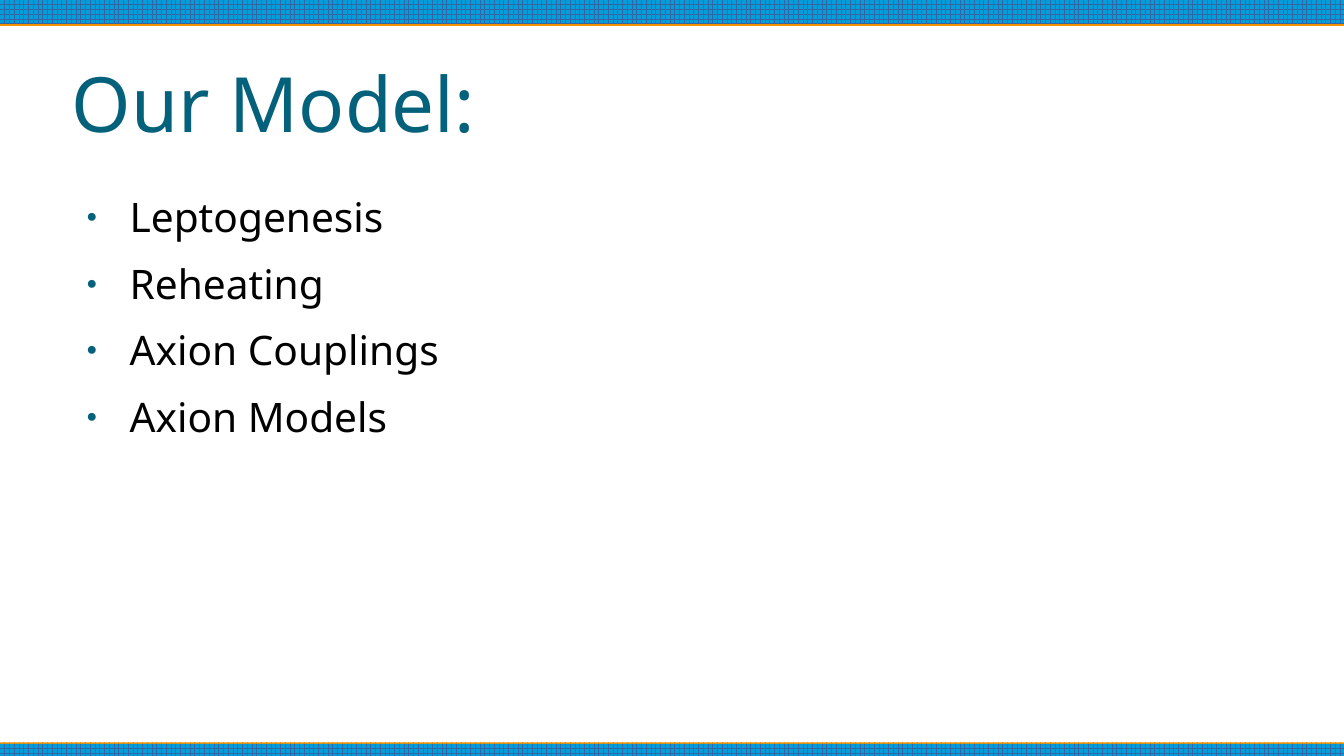
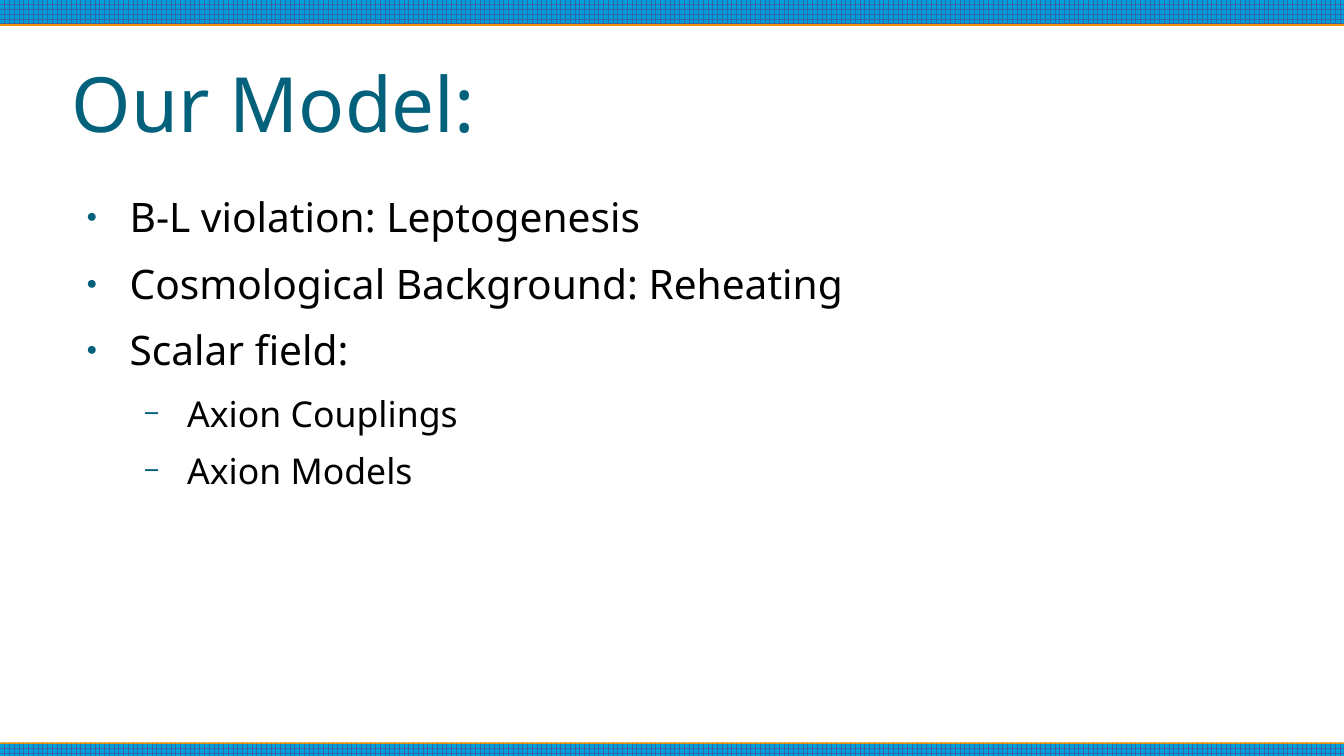
Before and after one commit to anna-jana/masters-project, a slide deck: slide 6 of reports/thesis-talk/presentation.odp. Drawn at 1344x756 pixels with LibreOffice and Linux fonts; fonts in the diff are those of the drawing. Boxes give left, top, right and bottom in pixels: in the first picture for what was removed or moved away, otherwise in the second. Text is boxed around its words. In the diff, an @@ line names an element or a change of style, - is before the commit and + after.

```diff
--- a/reports/thesis-talk/presentation.odp
+++ b/reports/thesis-talk/presentation.odp
@@ text at (130, 201, 843, 366): text changed @@
-● Leptogenesis
-● Reheating
+● B-L violation: Leptogenesis
+● Cosmological Background: Reheating
+● Scalar field:
@@ text at (187, 400, 458, 485): size 24 to 21 pt in "Axion Couplings", "Axion Models"; bullet ● to −; list level 1 to 2 in "Axion Couplings"; list level 1 to 2 in "Axion Models" @@
```
Also in this commit, not shown: 6 other slides changed, 1 other file.
